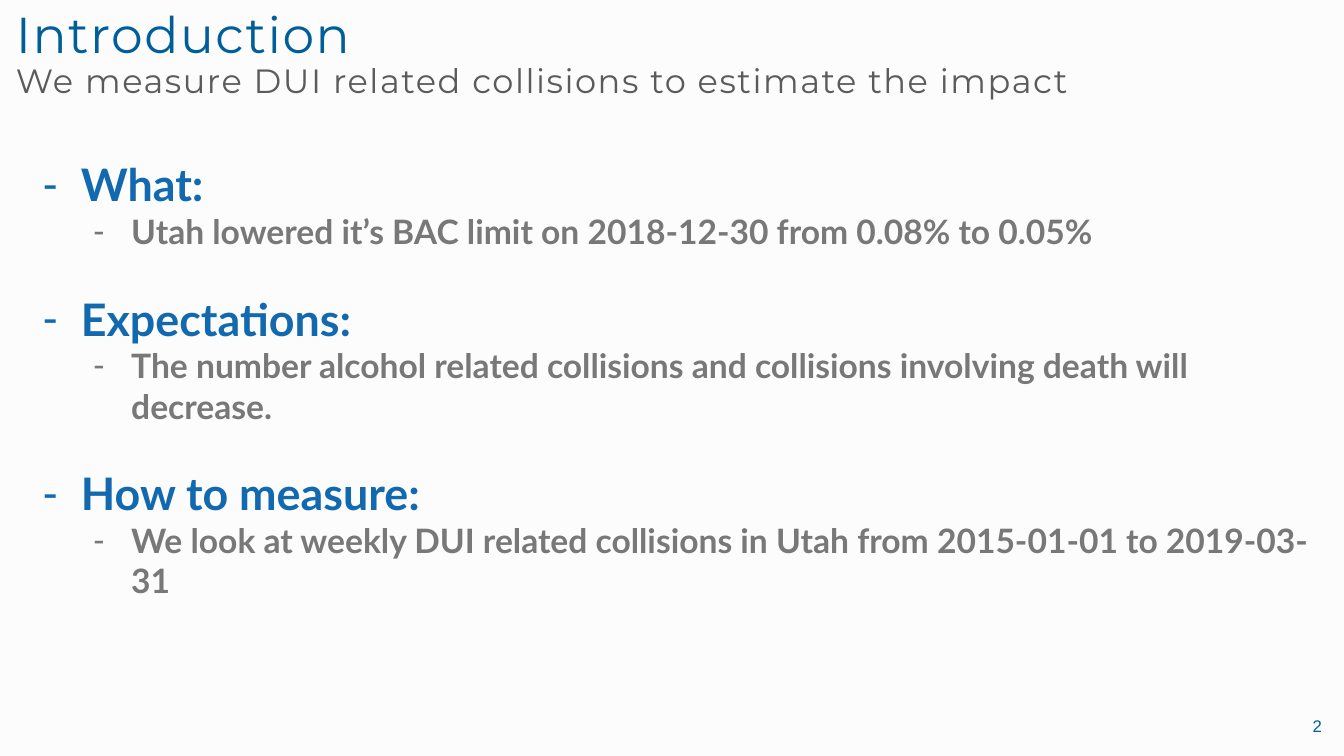
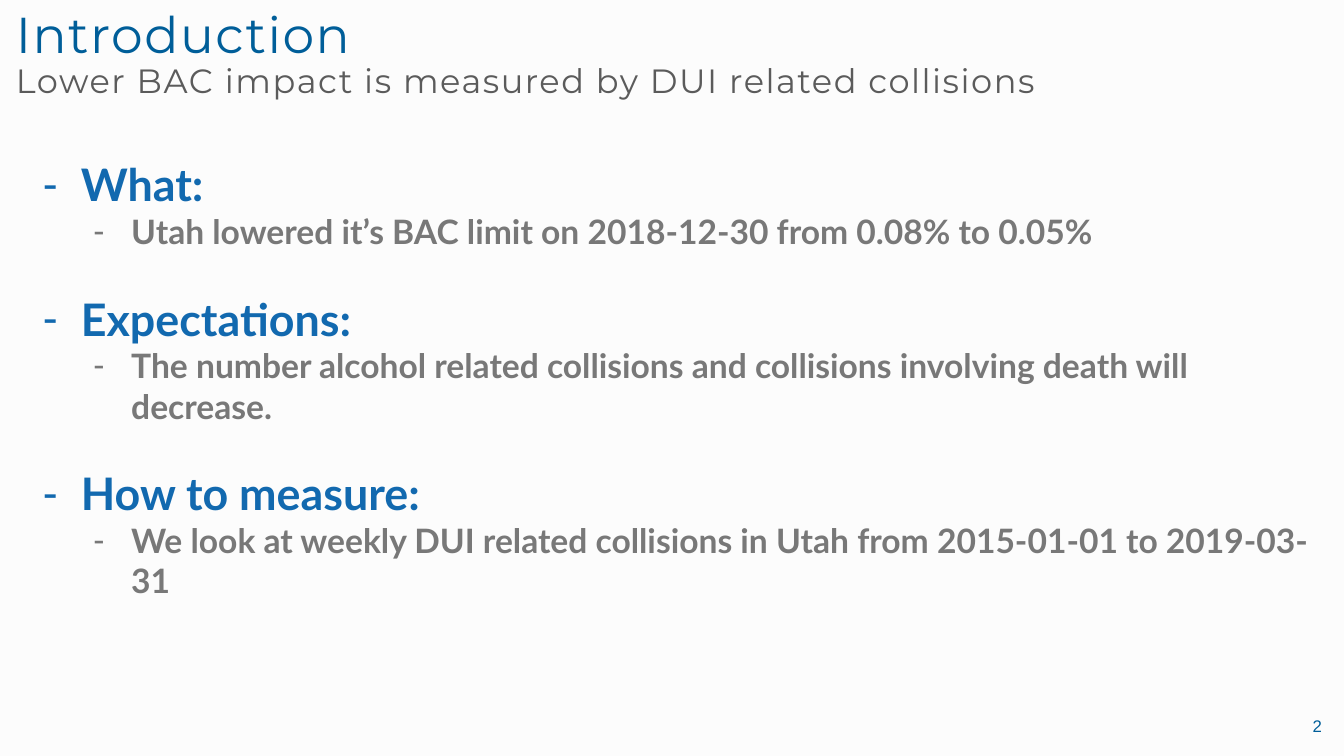
Before and after one commit to landonme/Lowering-BAC-Bayesian-vs.-Frequentist, a slide deck: slide 2 of final presentation.pptx. Drawn at 1344x756 pixels with LibreOffice and Linux fonts; fonts in the diff are those of the drawing. Boxes give left, top, right and bottom in pixels: in the first picture for what was removed or moved away, otherwise in the second. Text is boxed around its words. In the diff, an @@ line names an element or a change of style, - is before the commit and + after.

```diff
--- a/final presentation.pptx
+++ b/final presentation.pptx
@@ title at bbox=[16, 15, 1034, 100]: text changed @@
-Introduction
-We measure DUI related collisions to estimate the impact
+Introduction
+Lower BAC impact is measured by DUI related collisions
```
Also in this commit, not shown: 4 other slides changed, 5 slides added, 1 slide removed, 1 other file.
